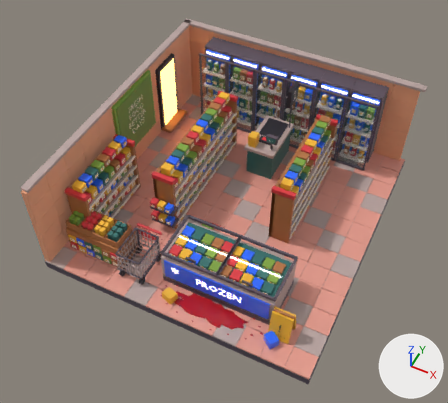
The glTF model assets/int.supermarket/model.lod1.glb as it was, and as the next commit left it.
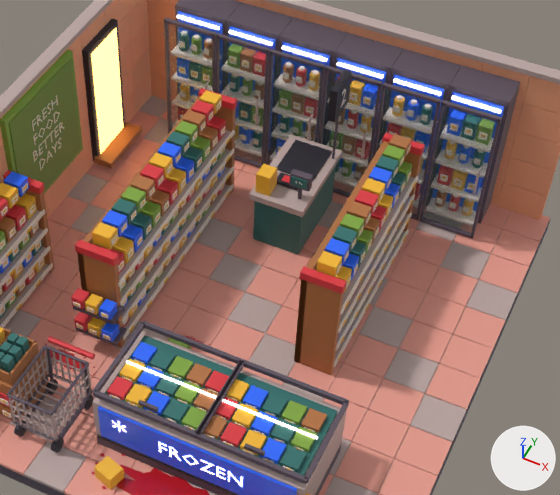
Old and new are each drawn whole from a 50 mm lens placed at (5.48, -11.96, 15.24), pointed at (-0.14, -0.73, 1.2) and again close up on the part from 25% to 92% of the width and 11% to 76% of the height. The axes (+X, +Y, +Z) are drawn at lower right. The lights are the same throughout. The last two pictures show the newer version. Where no turn or scale is listed for an object, it has been applied to the vertices. Vertices at exactly the same position are counted once.

Before the edit, the objects in view are built like this:
```python
ob_static_pal_asphalt = bpy.data.objects.new('static_pal_asphalt', me_cube_1289)
ob_static_pal_asphalt.location = (0.0, 0.0, 0.0)
ob_static_pal_backpackteal = bpy.data.objects.new('static_pal_backpackTeal', me_cube_1313)
ob_static_pal_backpackteal.location = (0.0, 0.0, 0.0)
ob_static_pal_foliage = bpy.data.objects.new('static_pal_foliage', me_cube_1297)
ob_static_pal_foliage.location = (0.0, 0.0, 0.0)
ob_static_pal_schoolbusyellow = bpy.data.objects.new('static_pal_schoolBusYellow', me_cube_1309)
ob_static_pal_schoolbusyellow.location = (0.0, 0.0, 0.0)
ob_static_pal_sidewalk = bpy.data.objects.new('static_pal_sidewalk', me_cube_1290)
ob_static_pal_sidewalk.location = (0.0, 0.0, 0.0)
ob_static_pal_survivorred = bpy.data.objects.new('static_pal_survivorRed', me_cube_1304)
ob_static_pal_survivorred.location = (0.0, 0.0, 0.0)
ob_static_pal_uidark = bpy.data.objects.new('static_pal_uiDark', me_cube_1299)
ob_static_pal_uidark.location = (0.0, 0.0, 0.0)
# also in view: 'static_pal_blood' at (-0.01, -2.69, 0.37); 'static_pal_policeBlue' at (-0.28, -0.27, 1.71); 'door_freezer_00_mesh' at (0.18, -2.76, 1.63); 'door_fridge_02_mesh' at (-0.49, 3.23, 1.76); 'door_fridge_03_mesh' at (0.54, 3.23, 1.76)
```
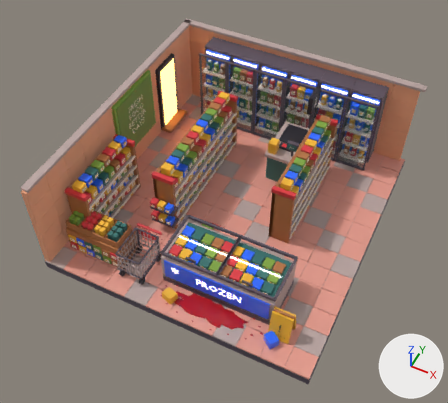
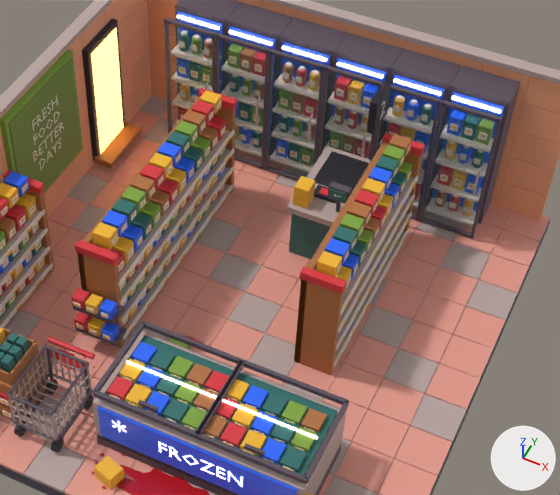
Pixel boxes [x1, y1, x2, y2] of what changed, in the close-ups (560 x 495 px; the box of a moved part takes in the faces that stretch with it):
'static_pal_uiDark', reshaped (14% wider, 8% taller): before [82, 19, 352, 190]; after [82, 19, 391, 203]
part 1 of me_cube_1289, moved or reshaped: before [298, 188, 302, 199]; after [336, 201, 341, 212]
part 2 of me_cube_1289, moved or reshaped: before [289, 169, 313, 192]; after [328, 181, 352, 204]
part 3 of me_cube_1289, moved or reshaped: before [332, 72, 343, 159]; after [370, 84, 383, 162]
part 4 of me_cube_1313, moved or reshaped: before [253, 166, 336, 254]; after [289, 214, 331, 259]
part 5 of me_cube_1313, moved or reshaped: before [291, 176, 308, 190]; after [329, 189, 347, 203]
part 6 of me_cube_1309, moved or reshaped: before [255, 163, 277, 196]; after [293, 176, 315, 209]
part 7 of me_cube_1290, moved or reshaped: before [249, 134, 342, 217]; after [286, 146, 370, 227]
part 8 of me_cube_1304, moved or reshaped: before [281, 175, 290, 183]; after [319, 187, 328, 196]
part 9 of me_cube_1299, moved or reshaped: before [277, 140, 332, 182]; after [314, 151, 369, 191]
part 10 of me_cube_1299, moved or reshaped: before [277, 172, 298, 190]; after [314, 185, 336, 203]
part 11 of me_cube_1299, moved or reshaped: before [328, 70, 352, 122]; after [366, 81, 391, 134]

Patch to the scene script:
```diff
--- a/assets/int.supermarket/model.lod1.glb.py
+++ b/assets/int.supermarket/model.lod1.glb.py
@@ me_cube_1289 @@
 me_cube_1289.from_pydata(...)  # 256 vertices, 412 faces; spans x -4.2..4.2, y -4.5..4.5, z 0.0..3.39
 # used by ob_static_pal_asphalt; location = (0.0, 0.0, 0.0)
+# me_cube_1289 part 1: the loose piece of 12 vertices spanning x 0.31..0.37, y 1.67..1.74, z 1.51..1.86 is moved by (0.7, 0.0, 0.0)
+# me_cube_1289 part 2: the loose piece of 8 vertices spanning x 0.16..0.52, y 1.63..1.77, z 1.81..2.08 is moved by (0.7, 0.0, 0.0)
+# me_cube_1289 part 3: the loose piece of 12 vertices spanning x 0.44..0.48, y 2.88..2.92, z 1.5..3.39 is moved by (0.7, 0.0, 0.0)
 me_cube_1289.materials.append(mat_pal_asphalt)
@@ me_cube_1313 @@
 me_cube_1313.from_pydata(...)  # 464 vertices, 712 faces; spans x -3.67..2.93, y -3.79..3.62, z 0.38..2.74
 # used by ob_static_pal_backpackteal; location = (0.0, 0.0, 0.0)
+# me_cube_1313 part 4: the loose piece of 8 vertices spanning x -0.41..0.47, y 1.5..3.06, z 0.38..1.42 is moved by (0.7, 0.0, 0.0)
+# me_cube_1313 part 5: the loose piece of 8 vertices spanning x 0.19..0.48, y 1.62..1.63, z 1.85..2.04 is moved by (0.7, 0.0, 0.0)
 me_cube_1313.materials.append(mat_pal_backpackteal)
@@ me_cube_1309 @@
 me_cube_1309.from_pydata(...)  # 3000 vertices, 4516 faces; spans x -3.71..3.33, y -4.18..3.62, z 0.36..2.74
 # used by ob_static_pal_schoolbusyellow; location = (0.0, 0.0, 0.0)
+# me_cube_1309 part 6: the loose piece of 8 vertices spanning x -0.4..-0.14, y 1.5..1.8, z 1.54..1.94 is moved by (0.7, 0.0, 0.0)
 me_cube_1309.materials.append(mat_pal_schoolbusyellow)
@@ me_cube_1290 @@
 me_cube_1290.from_pydata(...)  # 1036 vertices, 1652 faces; spans x -4.2..4.2, y -4.52..4.49, z 0.26..3.44
 # used by ob_static_pal_sidewalk; location = (0.0, 0.0, 0.0)
+# me_cube_1290 part 7: the loose piece of 8 vertices spanning x -0.47..0.53, y 1.4..3.15, z 1.41..1.53 is moved by (0.7, 0.0, 0.0)
 me_cube_1290.materials.append(mat_pal_sidewalk)
@@ me_cube_1304 @@
 me_cube_1304.from_pydata(...)  # 680 vertices, 1108 faces; spans x -3.87..2.68, y -3.79..3.62, z 0.36..2.74
 # used by ob_static_pal_survivorred; location = (0.0, 0.0, 0.0)
+# me_cube_1304 part 8: the loose piece of 8 vertices spanning x -0.09..0.15, y 1.88..2.02, z 1.61..1.62 is moved by (0.7, 0.0, 0.0)
 me_cube_1304.materials.append(mat_pal_survivorred)
@@ me_cube_1299 @@
 me_cube_1299.from_pydata(...)  # 186 vertices, 320 faces; spans x -4.01..3.21, y -3.86..3.21, z 0.45..3.23
 # used by ob_static_pal_uidark; location = (0.0, 0.0, 0.0)
+# me_cube_1299 part 9: the loose piece of 8 vertices spanning x -0.32..0.38, y 2.17..3.03, z 1.53..1.56 is moved by (0.7, 0.0, 0.0)
+# me_cube_1299 part 10: the loose piece of 8 vertices spanning x -0.18..0.24, y 1.83..2.07, z 1.55..1.61 is moved by (0.7, 0.0, 0.0)
+# me_cube_1299 part 11: the loose piece of 8 vertices spanning x 0.39..0.53, y 2.59..3.21, z 2.6..3.23 is moved by (0.7, 0.0, 0.0)
 me_cube_1299.materials.append(mat_pal_uidark)
```
